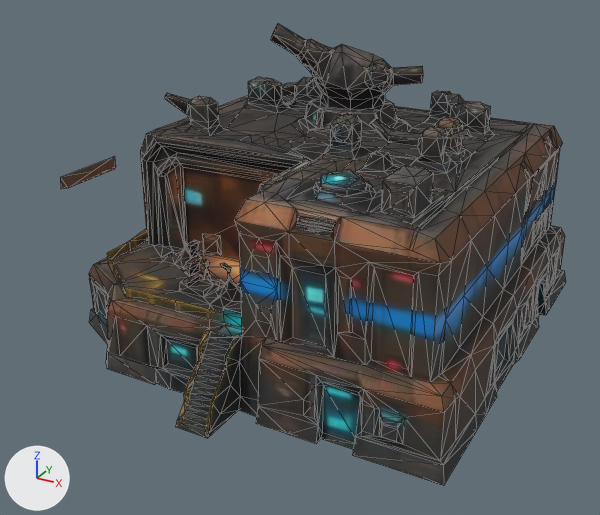
What one commit did to the glTF model public/models/armement-meshy.glb.
Rendered twice from a camera (50 mm lens) standing at (2.24, -4.29, 2.58) and looking at (-0.01, -0.2, 0.53). The lights are fixed; the arrows at lower left show +X, +Y and +Z. The first picture is the older version. Mesh edges are drawn as thin lines. Where no turn or scale is listed for an object, it has been applied to the vertices. Vertices at exactly the same position are counted once.

Before the edit, the objects in view are built like this:
```python
mat_meshy = bpy.data.materials.new('meshy')
mat_meshy.use_nodes = True; mat_meshy.node_tree.nodes.clear()
_N = mat_meshy.node_tree.nodes; _L = mat_meshy.node_tree.links
n0 = _N.new('ShaderNodeBsdfPrincipled'); n0.name = 'Principled BSDF'
n1 = _N.new('ShaderNodeOutputMaterial'); n1.name = 'Material Output'
n2 = _N.new('ShaderNodeTexImage'); n2.name = 'Image Texture'
n2.image = img_diffuse
n3 = _N.new('ShaderNodeSeparateColor'); n3.name = 'Separate Color'
n4 = _N.new('ShaderNodeTexImage'); n4.name = 'Image Texture.001'
n4.image = img_orm
n5 = _N.new('ShaderNodeNormalMap'); n5.name = 'Normal Map'
n5.uv_map = 'UVMap'
n6 = _N.new('ShaderNodeTexImage'); n6.name = 'Image Texture.002'
n6.image = img_normal
_L.new(n0.outputs[0], n1.inputs[0])  # 'BSDF' to 'Surface'
_L.new(n2.outputs[0], n0.inputs[0])  # 'Color' to 'Base Color'
_L.new(n3.outputs[2], n0.inputs[1])  # 'Blue' to 'Metallic'
_L.new(n3.outputs[1], n0.inputs[2])  # 'Green' to 'Roughness'
_L.new(n4.outputs[0], n3.inputs[0])  # 'Color' to 'Color'
_L.new(n5.outputs[0], n0.inputs[5])  # 'Normal' to 'Normal'
_L.new(n6.outputs[0], n5.inputs[1])  # 'Color' to 'Color'
me_mesh_0 = bpy.data.meshes.new('Mesh_0')
me_mesh_0.from_pydata(...)  # 1458 vertices, 2878 faces; spans x -1.3..1.3, y -1.4..1.4, z -0.93..0.93
me_mesh_0.materials.append(mat_meshy)
ob_mesh = bpy.data.objects.new('Mesh', me_mesh_0)
ob_mesh.location = (0.0, 0.0, 0.929)
```
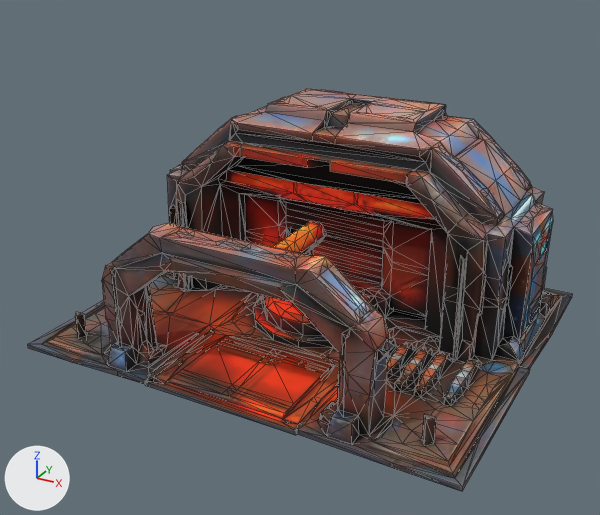
Edits to the scene script, one JSON object a line:
```json
{"op": "add", "block": "img_sh_graded", "code": ["img_sh_graded = load_image('sh-graded', '_unpacked/sh-graded', 512, 512, 'sRGB')"]}
{"block": "mat_meshy", "change": "nodes: BsdfPrincipled, NormalMap, OutputMaterial, SeparateColor, TexImage x3"}
{"block": "mat_meshy", "change": "uses the picture img_diffuse"}
{"block": "mat_meshy", "change": "uses the picture img_normal"}
{"block": "mat_meshy", "change": "uses the picture img_orm"}
{"block": "mat_meshy", "change": "nodes: BsdfPrincipled, OutputMaterial, TexImage"}
{"block": "mat_meshy", "change": "uses the picture img_sh_graded"}
{"block": "me_mesh_0", "where": "# used by ob_mesh; location = (0.0, 0.0, 0.929)"}
{"op": "remove", "block": "me_mesh_0", "code": "me_mesh_0.from_pydata(...)  # 1458 vertices, 2878 faces; spans x -1.3..1.3, y -1.4..1.4, z -0.93..0.93"}
{"op": "add", "block": "me_mesh_0", "code": "me_mesh_0.from_pydata(...)  # 1349 vertices, 2666 faces; spans x -1.4..1.4, y -1.17..1.17, z -0.67..0.67"}
{"block": "me_mesh_0", "change": "me_mesh_0 part 1: the loose piece of 1398 vertices spanning x -1.3..1.3, y -1.4..1.4, z -0.93..0.93 is rebuilt with 1349 vertices and now spans x -1.4..1.4, y -1.17..1.17, z -0.67..0.67"}
{"block": "me_mesh_0", "change": "me_mesh_0 part 2: the loose piece of 24 vertices spanning x -1.14..0.09, y -1.0..-0.24, z -0.49..-0.39 is deleted"}
{"block": "me_mesh_0", "change": "me_mesh_0 part 3: the loose piece of 8 vertices spanning x -0.71..-0.59, y -0.25..-0.2, z -0.5..-0.37 is deleted"}
{"block": "me_mesh_0", "change": "me_mesh_0 part 4: the loose piece of 6 vertices spanning x -1.15..-1.13, y -0.97..-0.5, z 0.09..0.16 is deleted"}
{"block": "me_mesh_0", "change": "other edits to the shape of me_mesh_0 do not show in these pictures"}
{"op": "set", "path": "ob_mesh.location", "old": "(0.0, 0.0, 0.929)", "new": "(0.0, 0.0, 0.67)"}
```

Boxes (x1, y1, x2, y2) around the edits, measured in the pictures (600 x 515 px):
```json
{"object": "Mesh", "change": "surface changed, reshaped, moved", "before": [60, 24, 566, 486], "after": [27, 88, 572, 491], "on screen": "8% wider, 13% shorter"}
{"part": 1, "of": "me_mesh_0", "change": "rebuilt", "before": [89, 24, 566, 486], "after": [27, 88, 572, 491], "on screen": "14% wider, 13% shorter"}
{"part": 2, "of": "me_mesh_0", "change": "deleted", "before": [107, 227, 242, 327]}
{"part": 3, "of": "me_mesh_0", "change": "deleted", "before": [202, 234, 221, 256]}
{"part": 4, "of": "me_mesh_0", "change": "deleted", "before": [60, 157, 115, 189], "on screen": "brown"}
```
